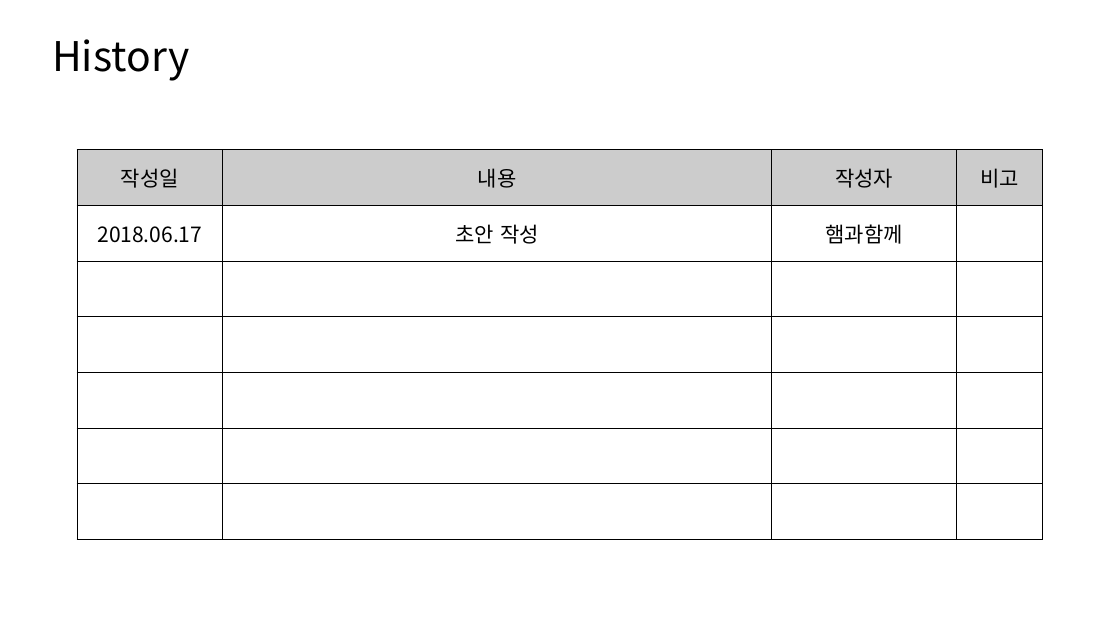
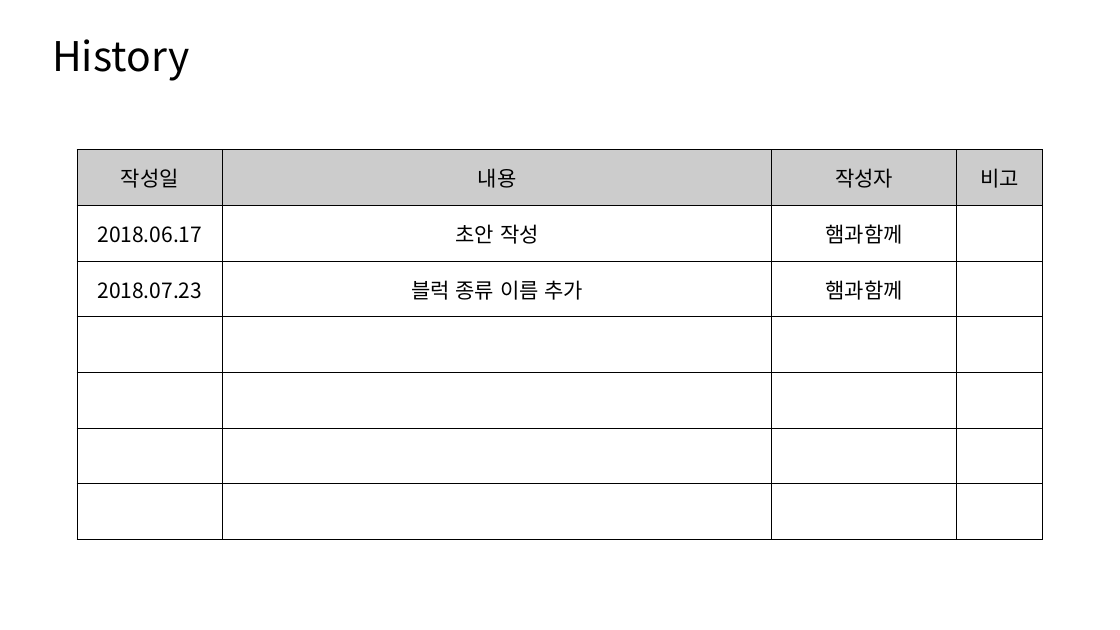
Before and after one commit to fpdjsns/Tetris, a slide deck: slide 2 of Document/Tetris plan.pptx. Drawn at 1120x630 pixels with LibreOffice and Linux fonts; fonts in the diff are those of the drawing. Boxes give left, top, right and bottom in pixels: in the first picture for what was removed or moved away, otherwise in the second. Text is boxed around its words. In the diff, an @@ line names an element or a change of style, - is before the commit and + after.

```diff
--- a/Document/Tetris plan.pptx
+++ b/Document/Tetris plan.pptx
@@ table at <box>77,150,1044,540</box> @@
+row 3: 2018.07.23 | 블럭 종류 이름 추가 | 햄과함께 | 
-row 7:  |  |  | 
```
Also in this commit, not shown: 1 other slide changed.
